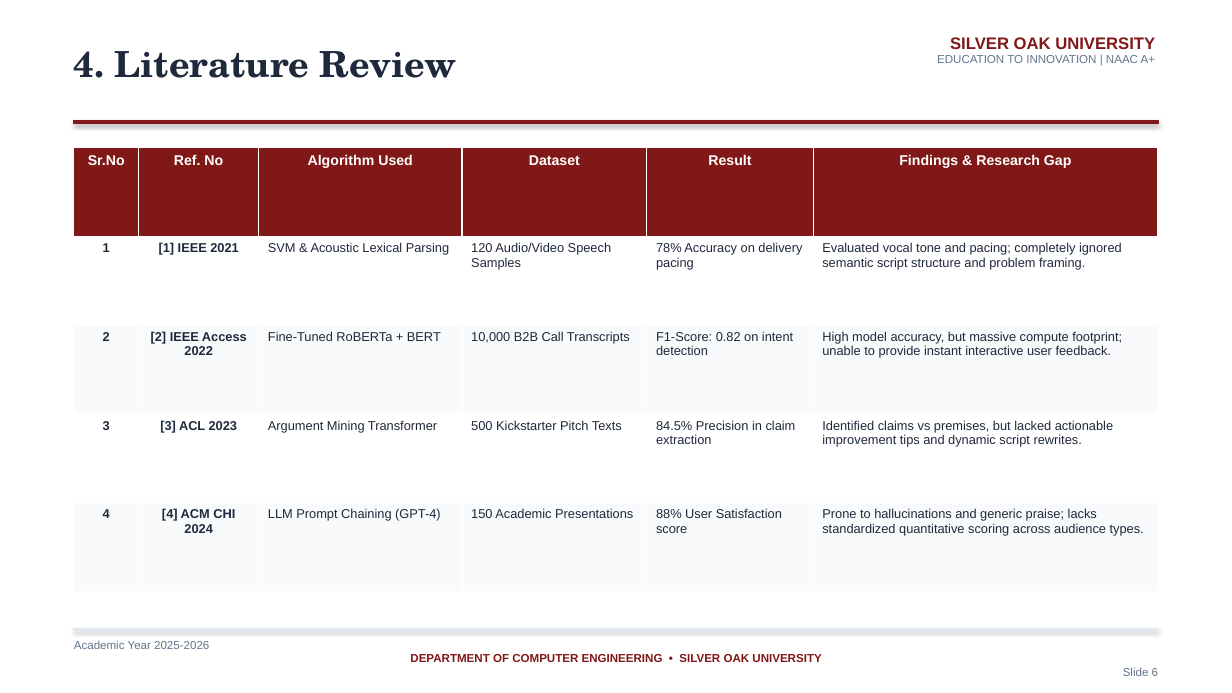
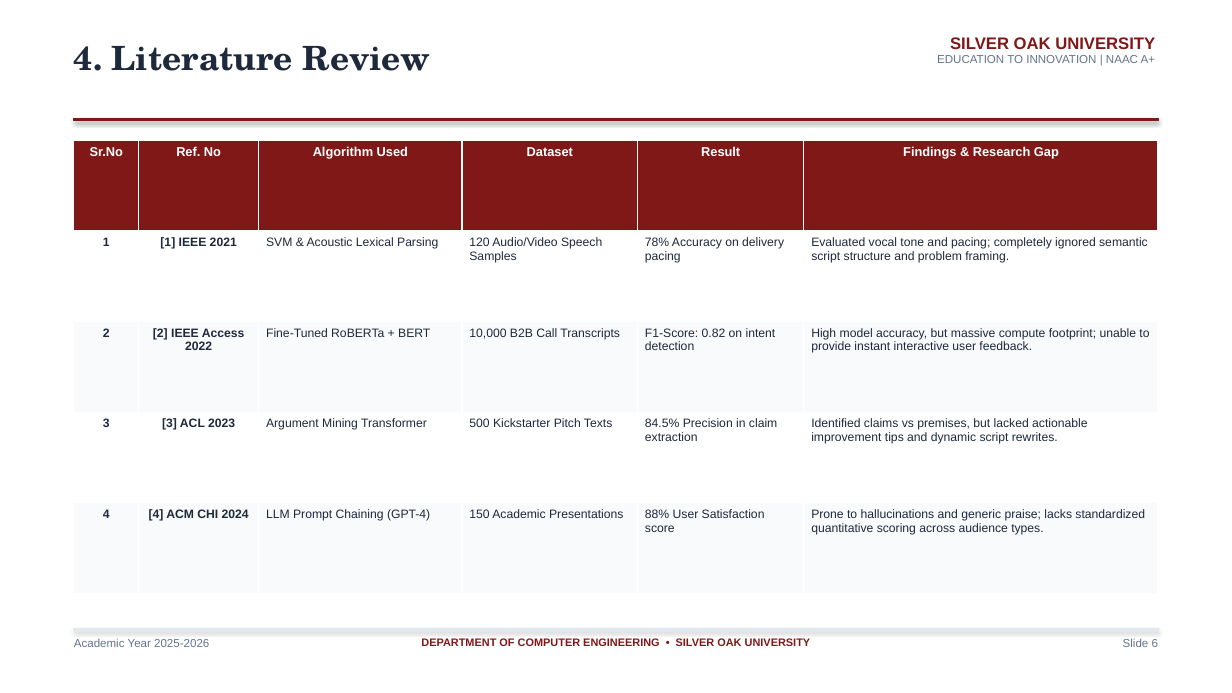
Before and after one commit to PARTHBAVALIYA/pitchiq, a slide deck: slide 6 of PitchIQ_SilverOak_Presentation.pptx. Drawn at 1232x693 pixels with LibreOffice and Linux fonts; fonts in the diff are those of the drawing. Boxes give left, top, right and bottom in pixels: in the first picture for what was removed or moved away, otherwise in the second. Text is boxed around its words. In the diff, an @@ line names an element or a change of style, - is before the commit and + after.

Commit message:
Fix slide formatting, card padding, and box boundaries in PPT

```diff
--- a/PitchIQ_SilverOak_Presentation.pptx
+++ b/PitchIQ_SilverOak_Presentation.pptx
@@ text "4. Literature Review" at (74,46,430,71): size 28 to 26 pt @@
@@ table at (74,140,1158,593) @@
@@ size 11 to 10 pt in "Sr.No", "Ref. No", "Algorithm Used", "Dataset" and 2 more places @@
@@ size 10 to 9.5 pt @@
@@ table: place and size @@
-table at (74,148,1158,592)
+table at (74,140,1158,593)
@@ text at (410,654,1158,676): paragraphs removed @@
-DEPARTMENT OF COMPUTER ENGINEERING • SILVER OAK UNIVERSITY
-Slide 6
@@ text added at (421,638,811,649), 8.5 pt, text #801818, bold @@
+DEPARTMENT OF COMPUTER ENGINEERING • SILVER OAK UNIVERSITY
@@ text added at (1123,638,1158,647), 9 pt, text #64748B @@
+Slide 6
```
Also in this commit, not shown: 13 other slides changed.
